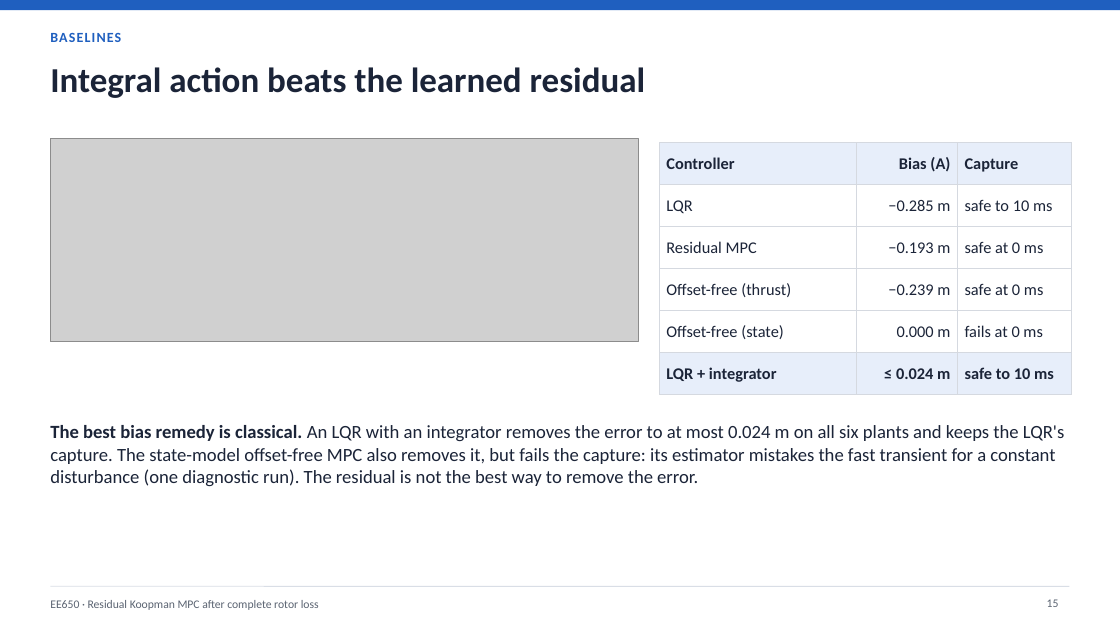
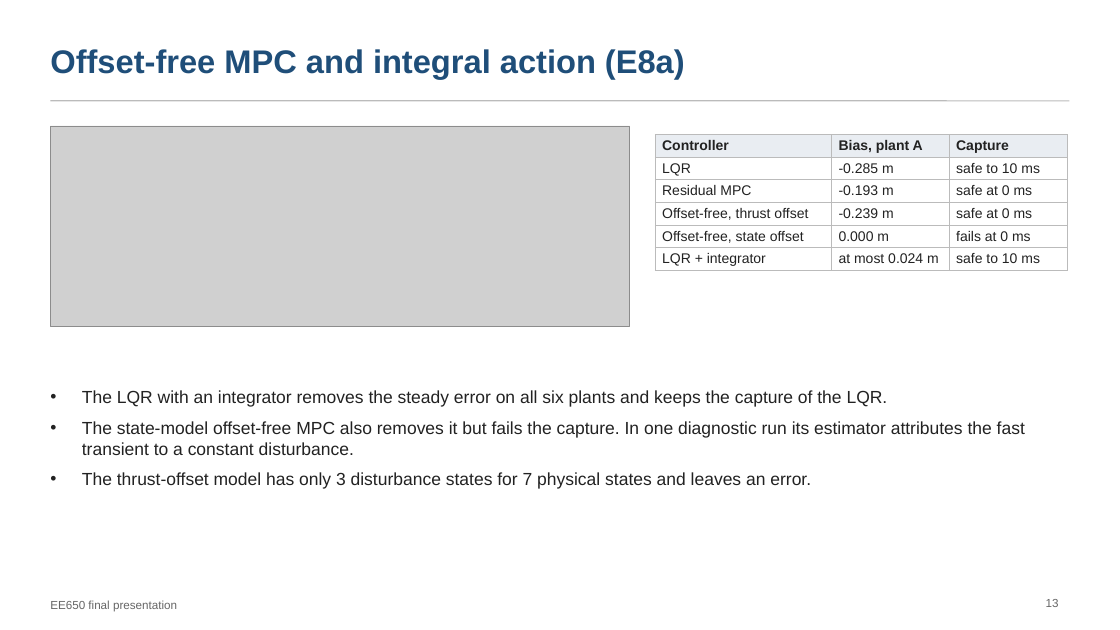
Before and after one commit to pranshuk22/quadrotor-rotor-loss-recovery, a slide deck: slide 13 of docs/deck/final-presentation.pptx (slide 15 before the commit). Drawn at 1120x630 pixels with LibreOffice and Linux fonts; fonts in the diff are those of the drawing; grey boxes stand for pictures. Boxes give left, top, right and bottom in pixels: in the first picture for what was removed or moved away, otherwise in the second. Text is boxed around its words. In the diff, an @@ line names an element or a change of style, - is before the commit and + after.

```diff
--- a/docs/deck/final-presentation.pptx
+++ b/docs/deck/final-presentation.pptx
@@ rectangle removed at [0, 0, 1120, 10] @@
@@ title "Offset-free MPC and integral action ..." at [50, 49, 685, 79]: vertical alignment top to middle @@
@@ title at [50, 49, 685, 79]: text changed; size 30 to 28 pt; font Calibri to Arial; text colour #1B2438 to #1F4E79 @@
-Integral action beats the learned residual
+Offset-free MPC and integral action (E8a)
@@ text removed at [50, 33, 121, 42] @@
-BASELINES
@@ line added from (50, 101) to (1070, 101), #BBBBBB 1 pt @@
@@ picture: place and size @@
-picture at [50, 139, 639, 342]
+picture at [50, 126, 630, 327]
@@ table at [655, 134, 1067, 270] @@
-row 1, column 2: Bias (A)
+row 1, column 2: Bias, plant A
-row 2, column 2: −0.285 m
+row 2, column 2: -0.285 m
-row 3, column 2: −0.193 m
+row 3, column 2: -0.193 m
-row 4, column 1: Offset-free (thrust)
+row 4, column 1: Offset-free, thrust offset
-row 4, column 2: −0.239 m
+row 4, column 2: -0.239 m
-row 5, column 1: Offset-free (state)
+row 5, column 1: Offset-free, state offset
-row 6, column 2: ≤ 0.024 m
+row 6, column 2: at most 0.024 m
@@ fill #E7EEFA to #E9EDF2 in row 1 @@
@@ fill #E7EEFA to none in row 6 @@
@@ size 14 to 12 pt, font Calibri to Arial, text colour #1B2438 to #222222 in "Controller", "Capture", "LQR", "safe to 10 ms" and 7 more places @@
@@ bold off in "LQR + integrator", "safe to 10 ms" @@
@@ alignment right to left @@
@@ borders changed @@
@@ table: place and size @@
-table at [660, 143, 1071, 386]
+table at [655, 134, 1067, 270]
@@ text at [82, 390, 1025, 489]: text changed; size 16 to 15 pt; font Calibri to Arial; text colour #1B2438 to #222222 @@
-The best bias remedy is classical. An LQR with an integrator removes the error to at most 0.024 m on all six plants and keeps the LQR's capture. The state-model offset-free MPC also removes it, but fails the capture: its estimator mistakes the fast transient for a constant disturbance (one diagnostic run). The residual is not the best way to remove the error.
+• The LQR with an integrator removes the steady error on all six plants and keeps the capture of the LQR.
+• The state-model offset-free MPC also removes it but fails the capture. In one diagnostic run its estimator attributes the fast transient to a constant disturbance.
+• The thrust-offset model has only 3 disturbance states for 7 physical states and leaves an error.
@@ line removed from (50, 586) to (1070, 586) @@
@@ page number at [1046, 599, 1059, 607]: text changed; font Calibri to Arial; text colour #5B6472 to #666666 @@
-15
+13
@@ text removed at [50, 600, 319, 610] @@
-EE650 · Residual Koopman MPC after complete rotor loss
@@ text added at [50, 600, 177, 612], 10 pt, text #666666 @@
+EE650 final presentation
```
Also in this commit, not shown: 17 other slides changed, 2 slides added, 4 slides removed, 4 other files.
